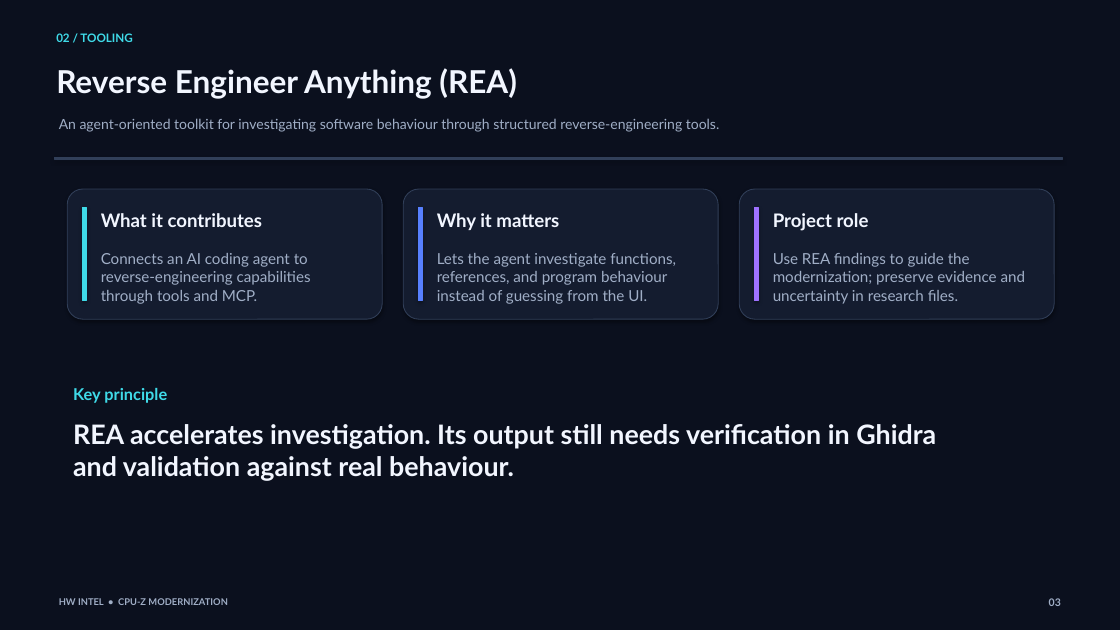
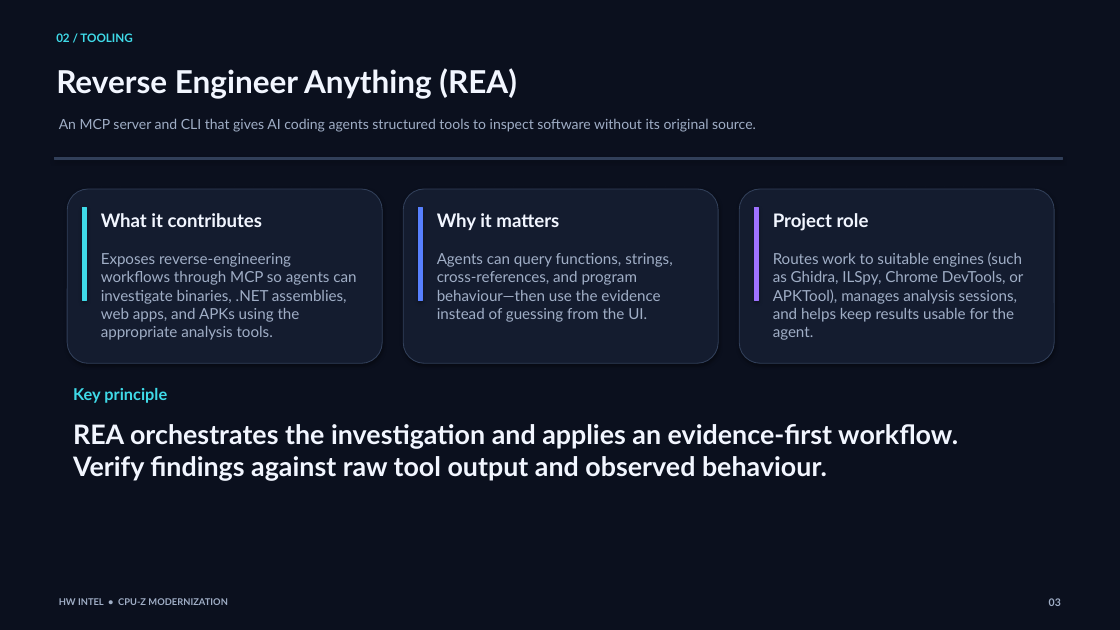
Before and after one commit to SK7Cosmo/HW-Intel, a slide deck: slide 3 of docs/Supplements/CPUZ_HW_Intel_Modernization_Overview.pptx. Drawn at 1120x630 pixels with LibreOffice and Linux fonts; fonts in the diff are those of the drawing. Boxes give left, top, right and bottom in pixels: in the first picture for what was removed or moved away, otherwise in the second. Text is boxed around its words. In the diff, an @@ line names an element or a change of style, - is before the commit and + after.

Commit message:
Updated PPT

```diff
--- a/docs/Supplements/CPUZ_HW_Intel_Modernization_Overview.pptx
+++ b/docs/Supplements/CPUZ_HW_Intel_Modernization_Overview.pptx
@@ text at [59,118,756,132]: text changed @@
-An agent-oriented toolkit for investigating software behaviour through structured reverse-engineering tools.
+An MCP server and CLI that gives AI coding agents structured tools to inspect software without its original source.
@@ rounded rectangle: place and size @@
-rounded rectangle at [67,189,382,319]
+rounded rectangle at [67,189,382,364]
@@ rounded rectangle: place and size @@
-rounded rectangle at [403,189,718,319]
+rounded rectangle at [403,189,718,363]
@@ rounded rectangle: place and size @@
-rounded rectangle at [739,189,1054,319]
+rounded rectangle at [739,189,1054,363]
@@ text at [101,253,356,340]: text changed @@
-Connects an AI coding agent to reverse-engineering capabilities through tools and MCP.
+Exposes reverse-engineering workflows through MCP so agents can investigate binaries, .NET assemblies, web apps, and APKs using the appropriate analysis tools.
@@ text at [437,253,672,322]: text changed @@
-Lets the agent investigate functions, references, and program behaviour instead of guessing from the UI.
+Agents can query functions, strings, cross-references, and program behaviour—then use the evidence instead of guessing from the UI.
@@ text at [773,252,1023,340]: text changed @@
-Use REA findings to guide the modernization; preserve evidence and uncertainty in research files.
+Routes work to suitable engines (such as Ghidra, ILSpy, Chrome DevTools, or APKTool), manages analysis sessions, and helps keep results usable for the agent.
@@ text at [73,424,958,481]: text changed @@
-REA accelerates investigation. Its output still needs verification in Ghidra and validation against real behaviour.
+REA orchestrates the investigation and applies an evidence-first workflow. Verify findings against raw tool output and observed behaviour.
```
Also in this commit, not shown: 3 other slides changed, 1 slide added.
